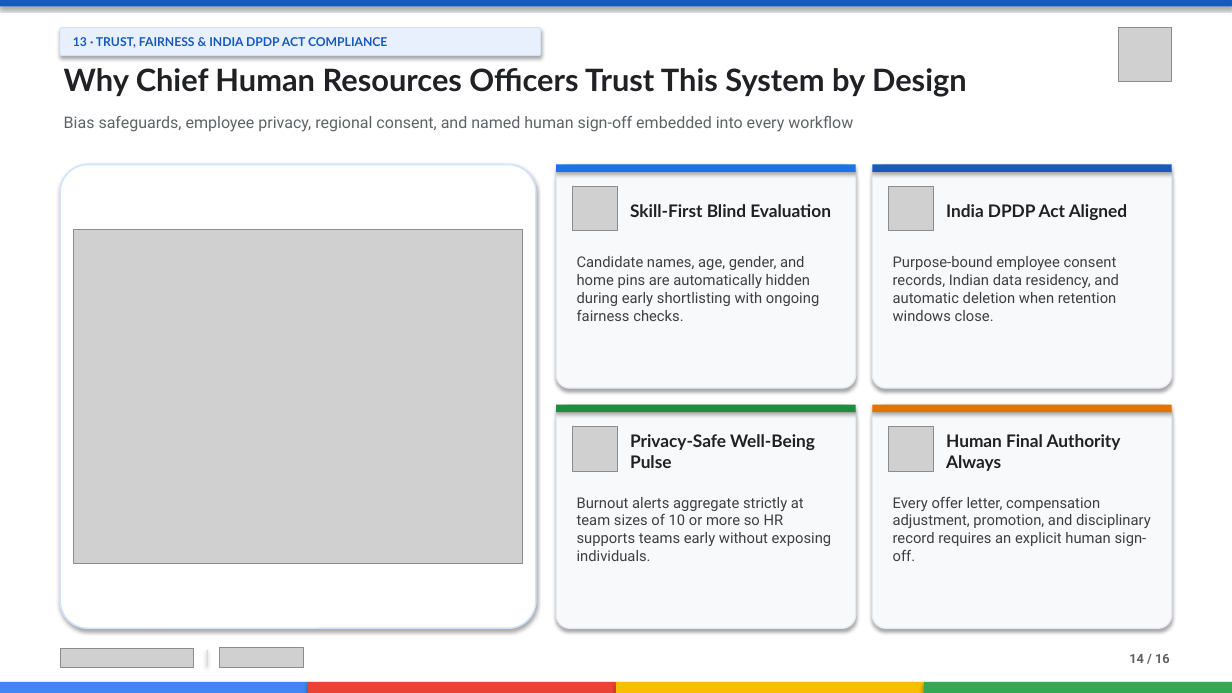
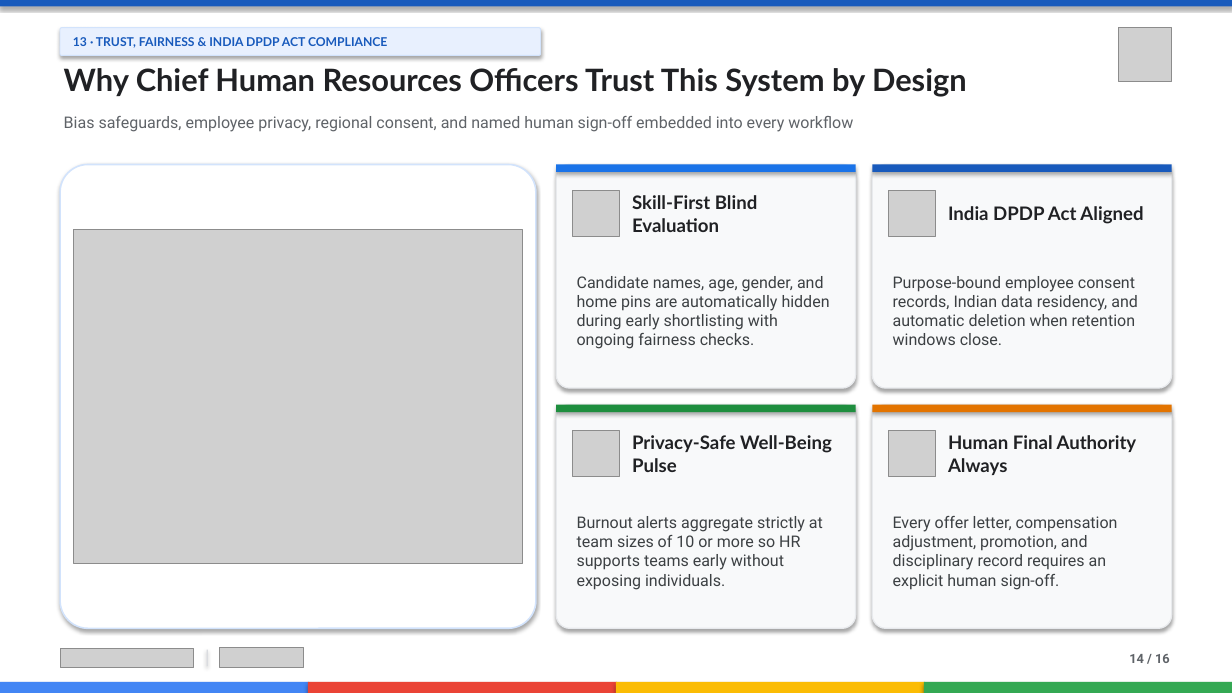
Before and after one commit to zuhaibp656/CHRO-Agentic-Transformation, a slide deck: slide 14 of CHRO_Agentic_Transformation_Keynote_v2.pptx. Drawn at 1232x693 pixels with LibreOffice and Linux fonts; fonts in the diff are those of the drawing; grey boxes stand for pictures; background and template pictures are left out. Boxes give left, top, right and bottom in pixels: in the first picture for what was removed or moved away, otherwise in the second. Text is boxed around its words. In the diff, an @@ line names an element or a change of style, - is before the commit and + after.

```diff
--- a/CHRO_Agentic_Transformation_Keynote_v2.pptx
+++ b/CHRO_Agentic_Transformation_Keynote_v2.pptx
@@ 4 pictures moved together from (x1=573, y1=187, x2=933, y2=471) to (x1=573, y1=190, x2=935, y2=477) @@
@@ size 13.5 to 14.5 pt in 4 elements at (x1=632, y1=195, x2=758, y2=232), (x1=948, y1=206, x2=1143, y2=224), (x1=632, y1=435, x2=832, y2=472), (x1=948, y1=435, x2=1137, y2=475) @@
@@ size 11.5 to 12.5 pt; vertical alignment top to middle in 4 elements at (x1=577, y1=276, x2=830, y2=349), (x1=893, y1=276, x2=1138, y2=345), (x1=577, y1=516, x2=823, y2=590), (x1=893, y1=516, x2=1118, y2=590) @@
```
Also in this commit, not shown: 11 other slides changed, 8 other files.
